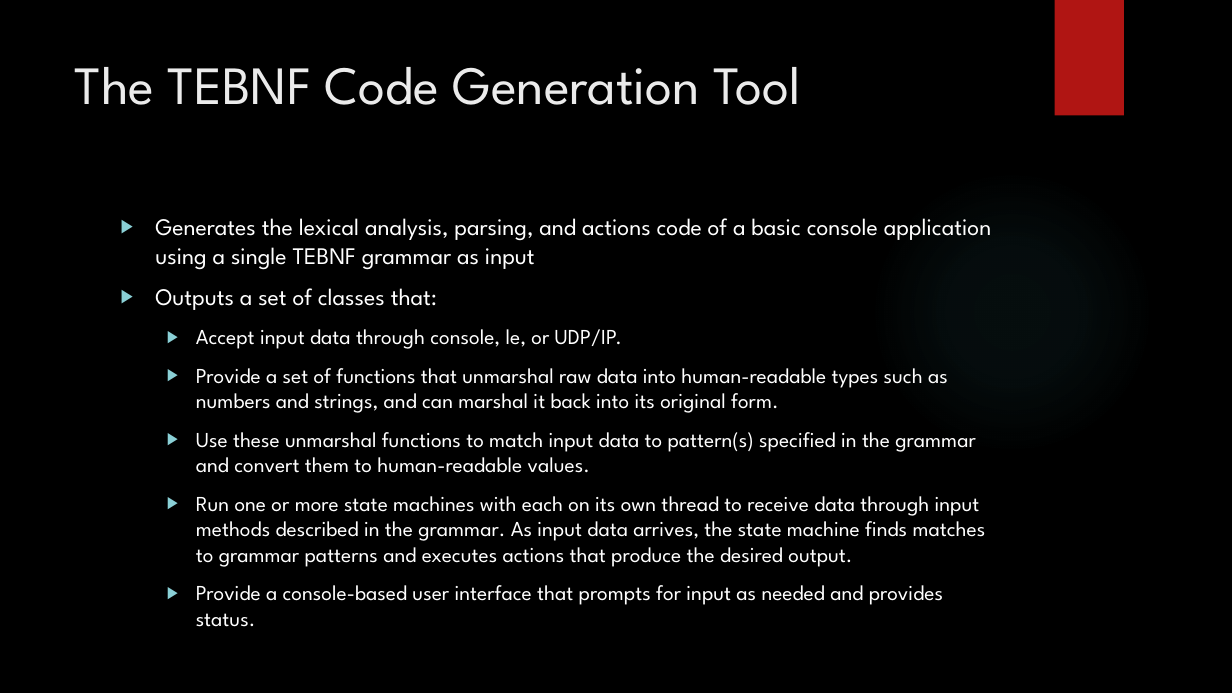
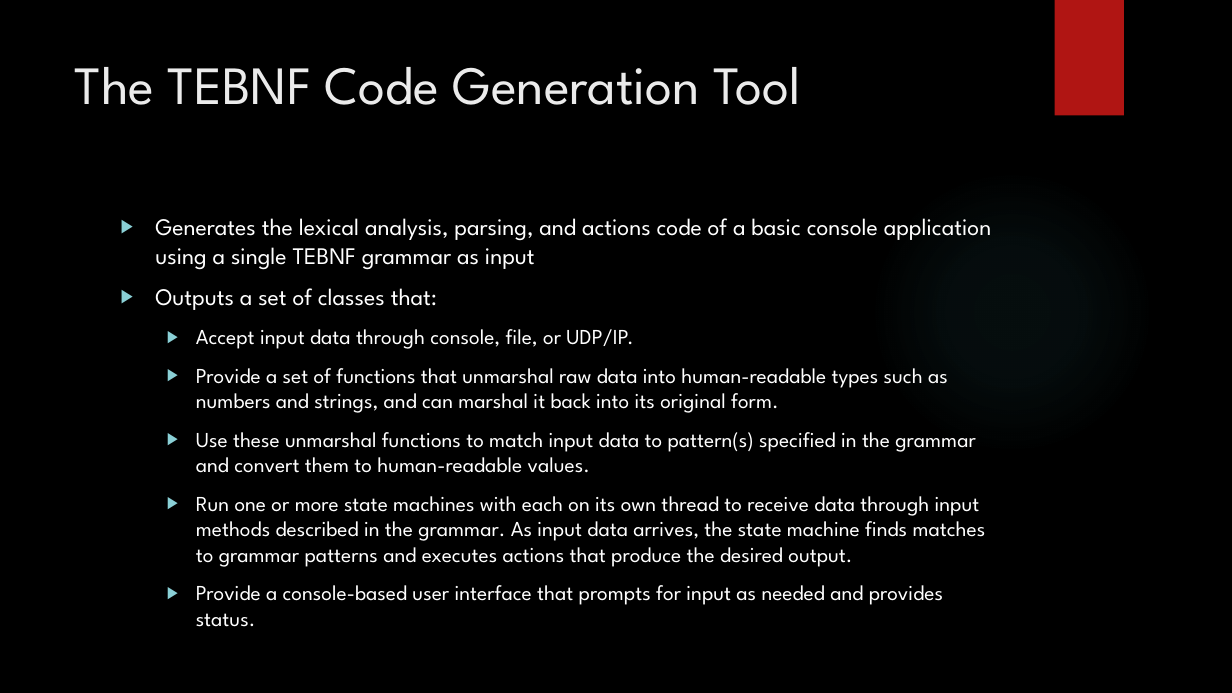
Before and after one commit to JasonGYoung/ProjectReport, a slide deck: slide 14 of DefensePresentation.pptx. Drawn at 1232x693 pixels with LibreOffice and Linux fonts; fonts in the diff are those of the drawing; background and template pictures are left out. Boxes give left, top, right and bottom in pixels: in the first picture for what was removed or moved away, otherwise in the second. Text is boxed around its words. In the diff, an @@ line names an element or a change of style, - is before the commit and + after.

```diff
--- a/DefensePresentation.pptx
+++ b/DefensePresentation.pptx
@@ text at (196,329,633,349): text changed @@
-  ▶ Accept input data through console, le, or UDP/IP.
+  ▶ Accept input data through console, file, or UDP/IP.
```
Also in this commit, not shown: 12 other slides changed, 2 slides added, 2 slides removed.
